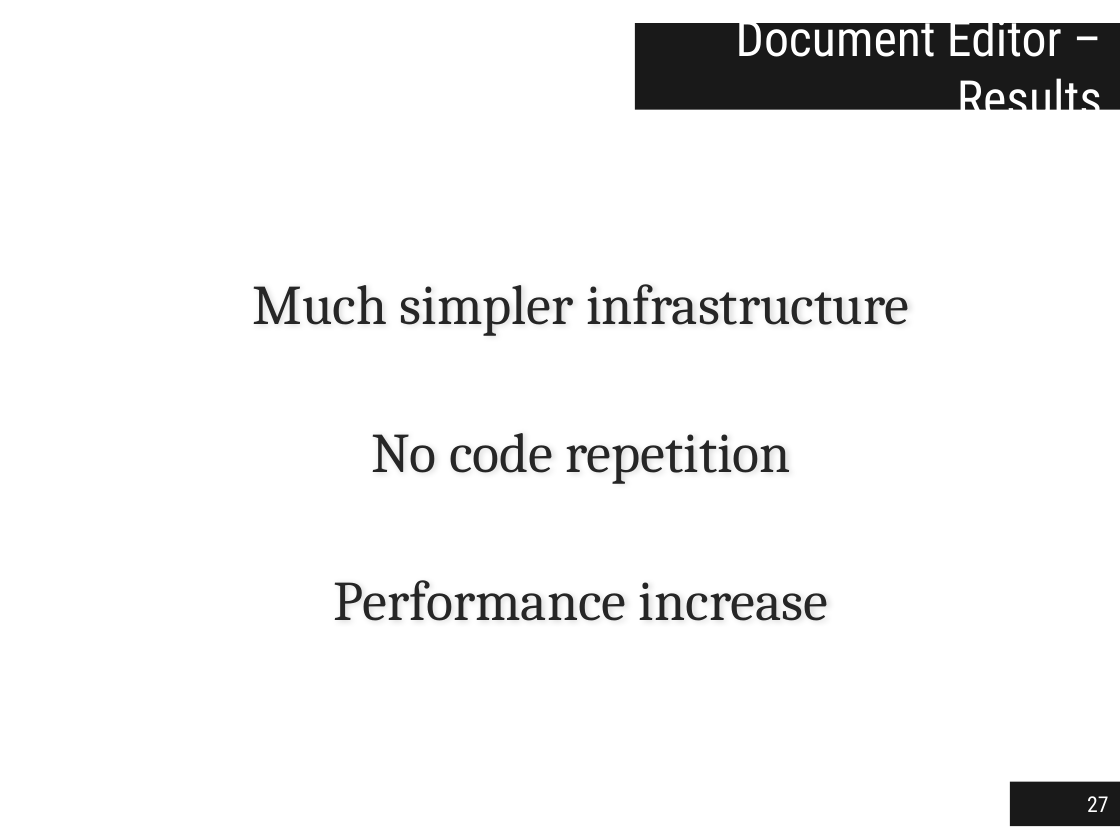
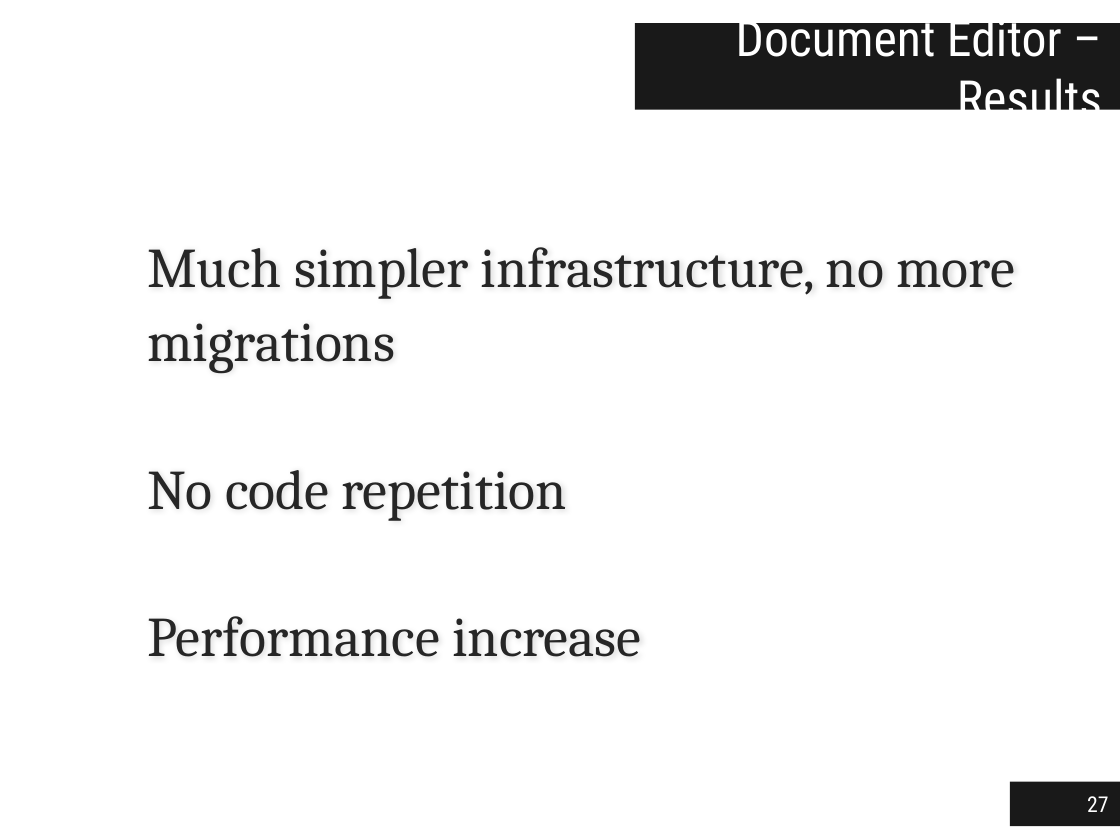
Before and after one commit to jgradim/thesis, a slide deck: slide 27 of presentations/jgradim-presentation.pptx. Drawn at 1120x840 pixels with LibreOffice and Linux fonts; fonts in the diff are those of the drawing. Boxes give left, top, right and bottom in pixels: in the first picture for what was removed or moved away, otherwise in the second. Text is boxed around its words. In the diff, an @@ line names an element or a change of style, - is before the commit and + after.

```diff
--- a/presentations/jgradim-presentation.pptx
+++ b/presentations/jgradim-presentation.pptx
@@ text at (147,247,1014,374): text changed @@
-Much simpler infrastructure
+Much simpler infrastructure, no more migrations
@@ text at (147,470,641,657): alignment centre to left @@
```
Also in this commit, not shown: 17 other slides changed, 3 slides added, 1 slide removed, 2 other files.
